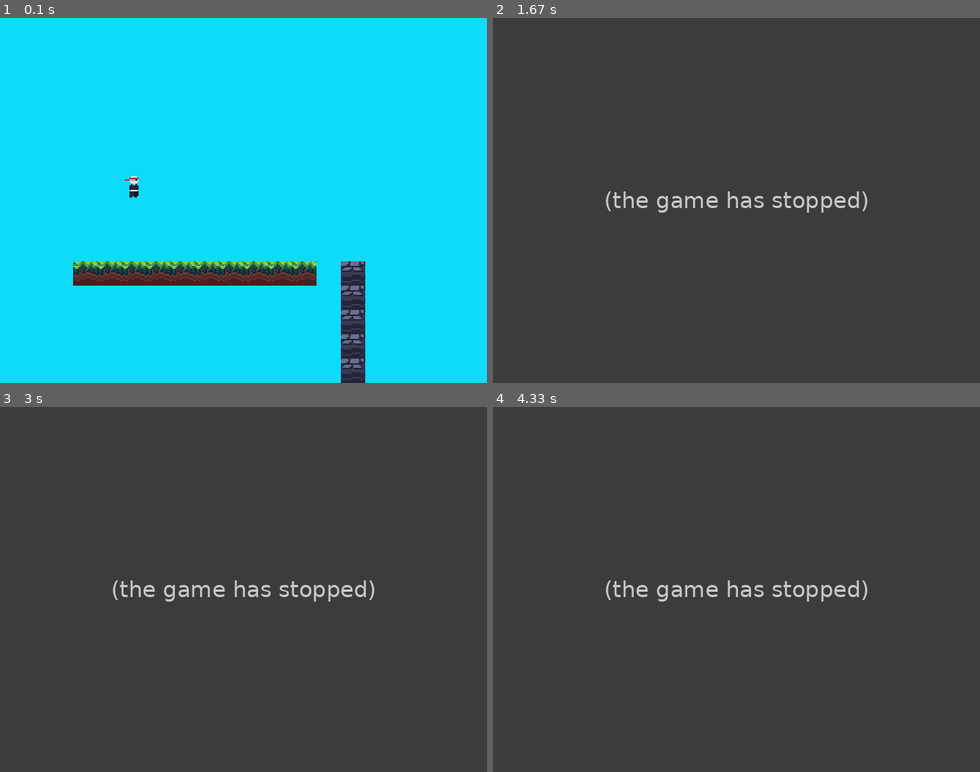
Above: before the commit, frames 1-4 (two rows, left to right).
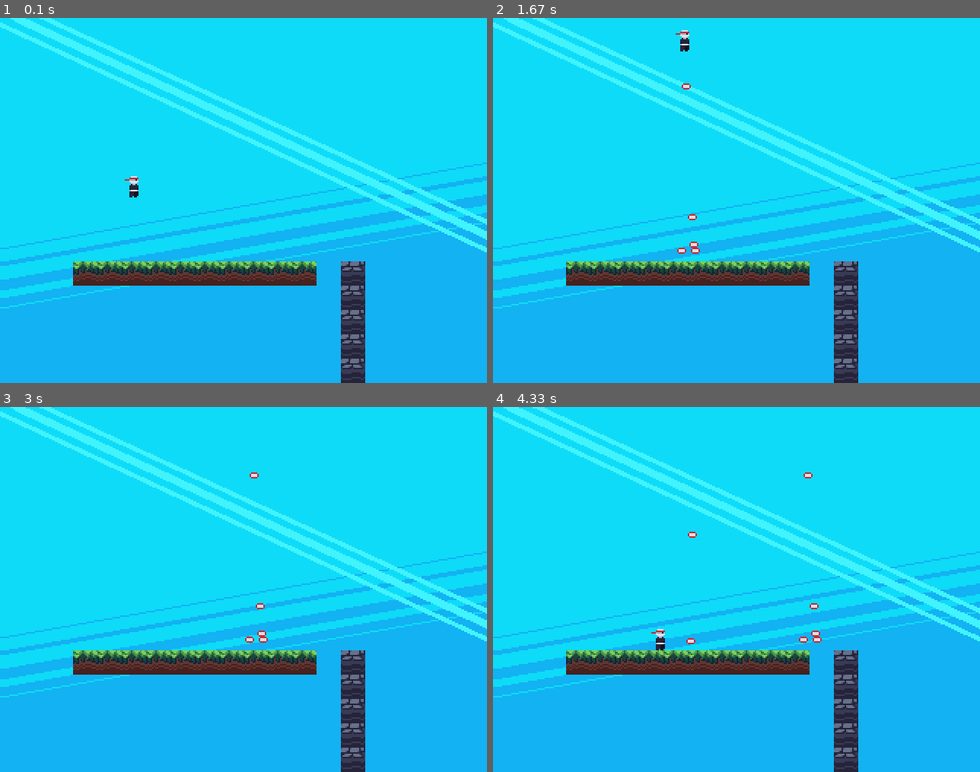
Above: after the commit, the same moments.

Repository: luksquitos/pygame-platformer
Game: pygame game, started from main.py
Two runs of this game, one before a commit and one after it. Both use one fixed random seed, a clock stepped at 60 frames per second and the inputs below.
Inputs:
- Up to frame 1 (0.1 s): no input
- Up to frame 2 (1.67 s): tap Space at 0.33, 0.73, 1.03, 1.23, 1.57 s; hold D 0.67-1.13 s; hold W 1.17-1.47 s; hold D from 1.5 s (still down)
- Up to frame 3 (3 s): tap Space at 1.87, 2.07, 2.37, 2.63, 2.93 s; release D at 1.97 s; hold A 2-2.53 s; hold A 2.57-2.97 s
- Up to frame 4 (4.33 s): hold D 3.4-4.03 s; tap Space at 3.47, 3.77, 4.13 s; hold A from 4.07 s (still down)

The runs differ from the first frame. In frame 1, 39% of the frame differs, in the area x 0-100%, y 0-100%; in frame 2, 99%; in frame 3, 99%; in frame 4, 99%.
Error before the commit: TypeError: 'int' object is not subscriptable (objects.py line 106); the game stopped at 0.33 s (later frames are placeholders)

Commit message:
refact: render method is called in Game class

Diff:
--- a/bullet.py
+++ b/bullet.py
@@ -15,13 +15,12 @@
         obj.can_delete = True
         instance.can_delete = True
 
-class Rock(MovingObject):
+class Bullet(MovingObject):
     frame_path = "projectile.png"
     actions = [kill_enemy]
     slug = slugs.BULLET
-    velocity = 1
+    velocity = [0.5, 0]
 
-    def move(self):
-        self.pos[1] -= self.velocity
-
-        self._check_tiles_collisions()
+    def move(self, tilemap):
+        self.pos[0] += self.velocity[0]
+        # self._check_tiles_collisions(tilemap)
--- a/core/mixins.py
+++ b/core/mixins.py
@@ -13,8 +13,10 @@
         super().__init__(*args, **kwargs)
         self.rect_color = (randint(1, 100), randint(1, 200), randint(1, 200))
 
-    def update(self, screen, objs, tilemap):
-        super().update(screen, objs, tilemap)
+    def update(self, objs, tilemap):
+        super().update(objs, tilemap)
+        # FIXME Objeto está sendo renderizado
+        # pelo em game.py
         self.screen = screen
         collisions = self.check_collisions(objs)
         self.draw()
--- a/game.py
+++ b/game.py
@@ -55,10 +55,10 @@
 
         while True:
 
-            self.display.fill((14, 219, 248)) # Usado para "limpar a tela"
+            self.display.blit(self.tilemap.assets["sky"], (0, 0))
             # print("Quantidade de objetos na memória ", len(self.objs_in_memory))
 
-            self.generate_enemies()
+            # self.generate_enemies()
             # self.tilemap.update(self.display, self.objects_update)
 
             self.objects_update()
@@ -78,7 +78,8 @@
 
     def objects_update(self):
         for obj in self.objs_in_memory:
-            obj.update(self.display, self.objs_in_memory, self.tilemap)
+            obj.update(self.objs_in_memory, self.tilemap)
+            obj.render(self.display)
 
             if not obj.can_delete:
                 continue
--- a/objects.py
+++ b/objects.py
@@ -1,10 +1,15 @@
 from __future__ import annotations
-from typing import Tuple, List, Optional, Literal
+from typing import Tuple, List, Optional, Literal, TYPE_CHECKING
 from abc import ABC
-from random import randint as r
 import pygame as pg
 
+# from tile import TileMap
 from core.images import load_image
+
+
+if TYPE_CHECKING:
+    # This is to avoid circular imports.
+    from tile import TileMap
 
 
 class Object(ABC):
@@ -36,14 +41,11 @@
             self.size[1]
         )
 
-    def update(self, screen: pg.Surface, objs_in_memory: List[Object], tilemap) -> None:
-        self.tilemap = tilemap
-        self.objs_in_memory = objs_in_memory
+    def update(self, objs_in_memory: List[Object], tilemap: TileMap) -> None:
         self.perform_actions(objs_in_memory)
-        self.render(screen)
 
-    def render(self, screen: pg.Surface) -> None:
-        screen.blit(self.frame, self.pos)
+    def render(self, display: pg.Surface) -> None:
+        display.blit(self.frame, self.pos)
 
     def check_collisions(self, objs: List[Object]) -> List[Object]:
         objs_copy = objs.copy()
@@ -90,21 +92,21 @@
         super().__init__(pos, surface, size)
         assert self.velocity, f"Must provide velocity to {self.__class__.__name__}"
 
-    def update(self, screen, objs_in_memory, tilemap):
-        super().update(screen, objs_in_memory, tilemap)
-        self.move()
+    def update(self, objs_in_memory, tilemap):
+        self.move(tilemap)
+        super().update(objs_in_memory, tilemap)
 
-    def move(self) -> None:
+    def move(self, tilemap: TileMap) -> None:
         raise NotImplemented(f"move method must be implemented for {self.__class__.__name__}")
 
-    def _check_tiles_collisions(self):
+    def _check_tiles_collisions(self, tilemap: TileMap):
         # Prevents moving objects
         # of crossing tiles.
         # Must be called after implementing move()
 
         # Move Y
         self.pos[1] += self.velocity[1]
-        collisions = self.check_collisions(self.tilemap.tiles_around(self.pos))
+        collisions = self.check_collisions(tilemap.tiles_around(self.pos))
         rect = self.rect
         for collision in collisions:
             # sleep(0.1)
@@ -118,7 +120,7 @@
 
         # Move X
         self.pos[0] += self.velocity[0]
-        collisions = self.check_collisions(self.tilemap.tiles_around((self.rect.x, self.rect.y)))
+        collisions = self.check_collisions(tilemap.tiles_around((self.rect.x, self.rect.y)))
         rect = self.rect
         for collision in collisions:
             if self.velocity[0] > 0:
--- a/player.py
+++ b/player.py
@@ -1,6 +1,6 @@
 import pygame as pg
 import slugs
-from bullet import Rock
+from bullet import Bullet
 from delay import Delay
 from objects import MovingObject
 from core.settings import DISPLAY_WIDTH, DISPLAY_HEIGHT
@@ -18,7 +18,7 @@
     key_pressed = pg.key.get_pressed()
 
     if key_pressed[pg.K_SPACE]:
-        objs_in_memory.append(Rock((instance.rect.center[0], instance.rect.center[1])))
+        objs_in_memory.append(Bullet((instance.rect.center[0], instance.rect.center[1])))
         instance.attack_delay = Delay(milliseconds=150)
 
 
@@ -30,7 +30,7 @@
     actions = [shoot_bullet]
     collisions = {"up": False, "down": False, "left": False, "right": False}
 
-    def move(self):
+    def move(self, tilemap):
         key_pressed = pg.key.get_pressed()
         aceleration_x = 1
         self.collisions = {"up": False, "down": False, "left": False, "right": False}
@@ -45,7 +45,7 @@
         if key_pressed[pg.K_d]:
             self.velocity[0] = aceleration_x
 
-        self._check_tiles_collisions()
+        self._check_tiles_collisions(tilemap)
 
 
 def kill_player(instance, objs_in_memory, collisions):
--- a/tile.py
+++ b/tile.py
@@ -1,11 +1,9 @@
 import pygame as pg
 import slugs
 from objects import StaticObject
-from core.images import load_images
-from core.mixins import LogCollisionMixin
-from objects import StaticObject, Object
-from typing import List
+from core.images import load_images, load_image
 
+from objects import StaticObject
 from random import randint
 from time import sleep
 
@@ -42,23 +40,19 @@
         """
         self.tile_size = tile_size
         self.tilemap = {}
+        self.objects = {} # based on location
         self.offgrid_tiles = [] #
         self.assets = {
             "grass": load_images("tiles/grass/"),
             "stone": load_images("tiles/stone/"),
+            "sky": load_image("background.png"),
         }
-        self.objects = {} # based on location
 
         self.generate_map()
         self.create_tile_objects()
 
-    # def update(self, screen, objs):
-    #     for tile_obj in self.objects:
-    #         tile_obj.update(screen, objs)
-
     def tiles_around(self, pos):
         tile_loc = (int(pos[0] // self.tile_size), int(pos[1] // self.tile_size))
-        # tile_loc_str = f"{tile_loc[0]};{tile_loc[1]}"
         tiles_around = []
         for offset in NEIGHBOUR_OFFSETS:
             location = f"{tile_loc[0] + offset[0]};{tile_loc[1] + offset[1]}"
@@ -67,7 +61,6 @@
             tiles_around.append(self.objects[location])
 
         return tiles_around
-
 
     def create_tile_objects(self):
         for loc, tiles in self.tilemap.items():
@@ -79,7 +72,6 @@
 
             # self.tilemap_objects.append(TileObject(position[0], position[1], surface))
             self.objects[loc] = TileObject(position, surface)
-
 
     def generate_map(self):
         for i in range(10):
Empty file added: camera.py
